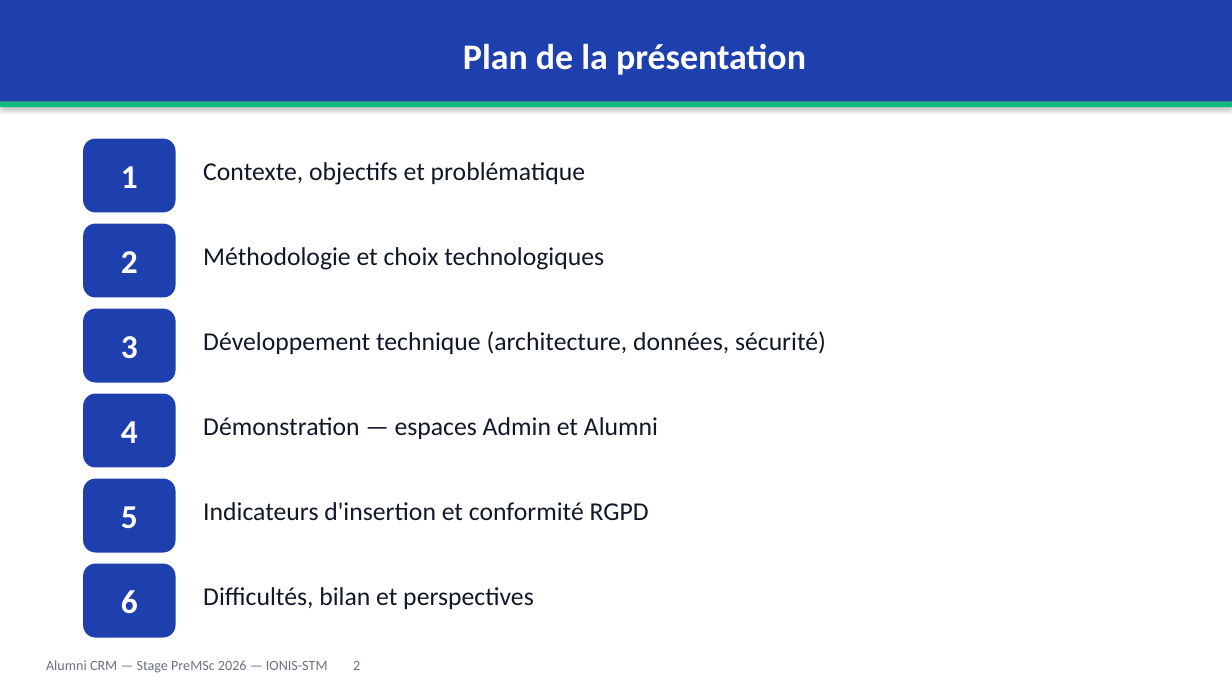
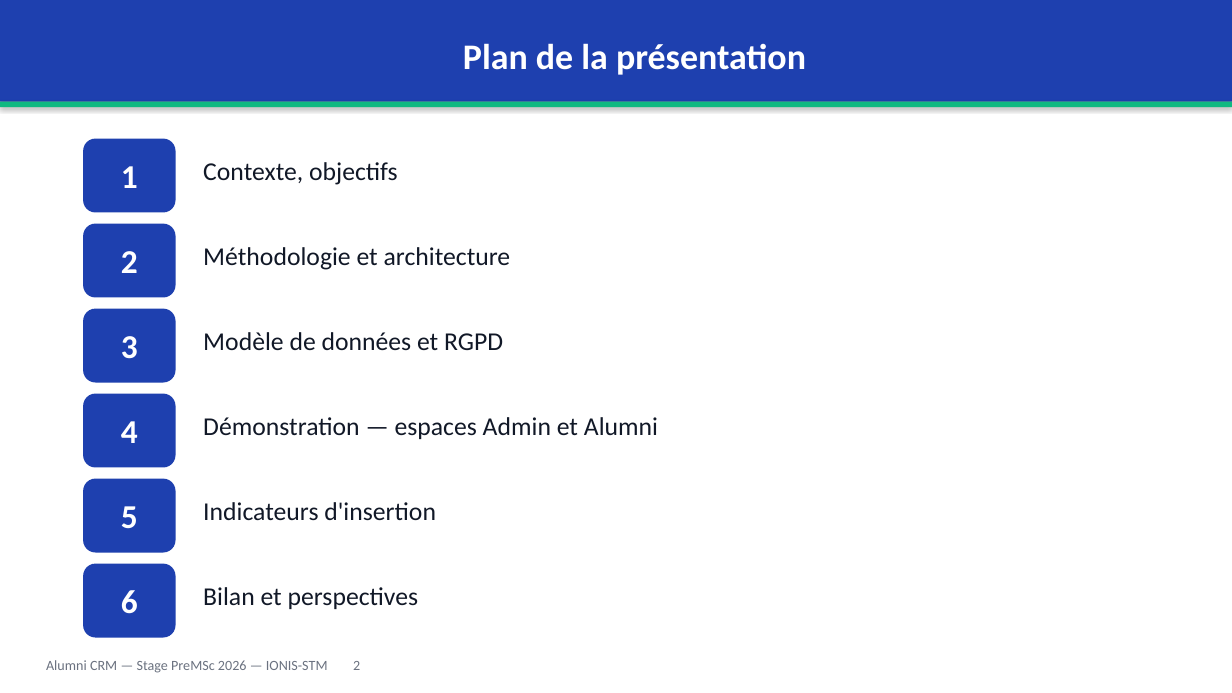
Before and after one commit to Rafikdjm/CRM_IONIS, a slide deck: slide 2 of Rapport/Soutenance - Alumni CRM - PreMSc 2026.pptx. Drawn at 1232x693 pixels with LibreOffice and Linux fonts; fonts in the diff are those of the drawing. Boxes give left, top, right and bottom in pixels: in the first picture for what was removed or moved away, otherwise in the second. Text is boxed around its words. In the diff, an @@ line names an element or a change of style, - is before the commit and + after.

Commit message:
refactor(soutenance): slim deck 15->11 slides, merge redundant slides and condense text

```diff
--- a/Rapport/Soutenance - Alumni CRM - PreMSc 2026.pptx
+++ b/Rapport/Soutenance - Alumni CRM - PreMSc 2026.pptx
@@ text at <box>203,162,398,185</box>: text changed @@
-Contexte, objectifs et problématique
+Contexte, objectifs
@@ text at <box>203,247,511,270</box>: text changed @@
-Méthodologie et choix technologiques
+Méthodologie et architecture
@@ text at <box>203,332,503,350</box>: text changed @@
-Développement technique (architecture, données, sécurité)
+Modèle de données et RGPD
@@ text at <box>203,502,436,521</box>: text changed @@
-Indicateurs d'insertion et conformité RGPD
+Indicateurs d'insertion
@@ text at <box>203,587,419,609</box>: text changed @@
-Difficultés, bilan et perspectives
+Bilan et perspectives
```
Also in this commit, not shown: 8 other slides changed, 4 slides removed, 1 other file.
